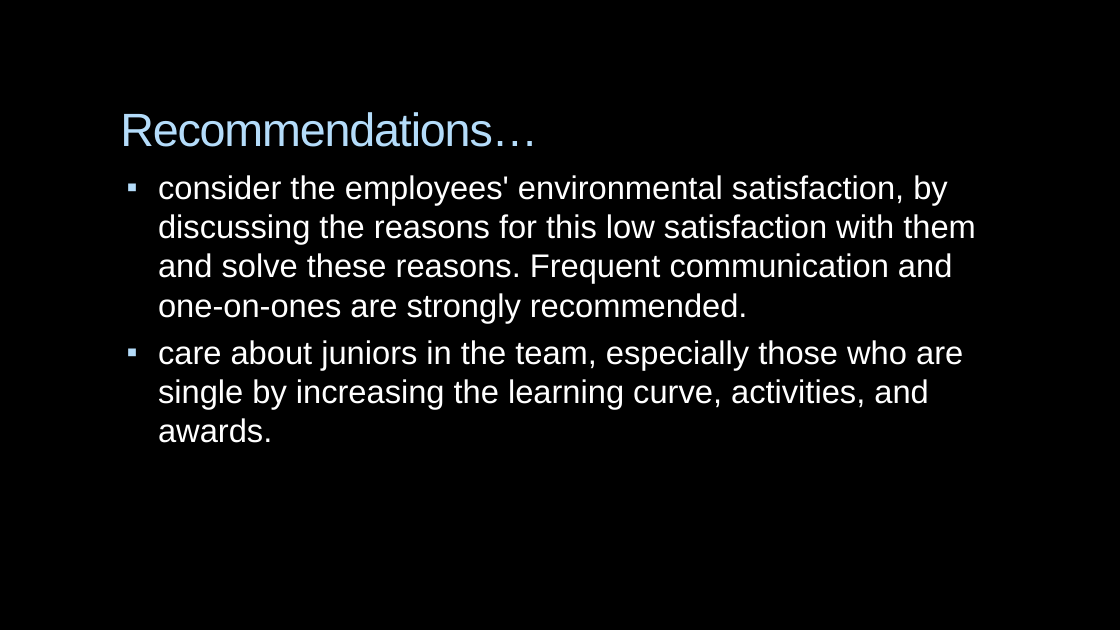
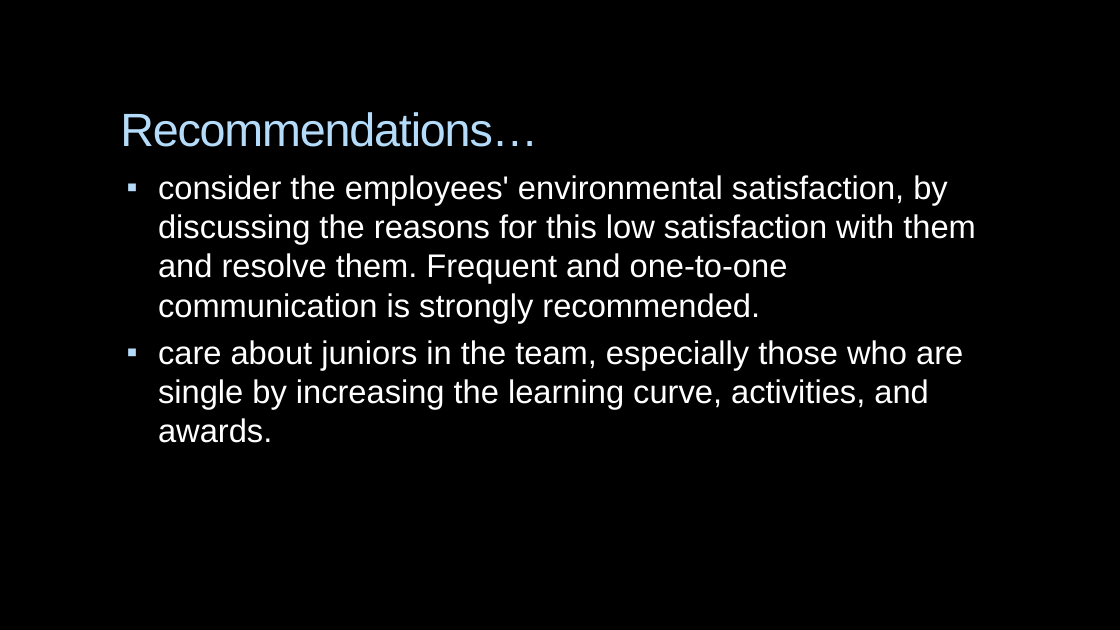
Before and after one commit to aya1fouad/Power_BI_Dashboards, a slide deck: slide 24 of Anayzing_IBM_HR_Employee_Attrition/HR Employees Attrition.pptx (slide 23 before the commit). Drawn at 1120x630 pixels with LibreOffice and Linux fonts; fonts in the diff are those of the drawing; background and template pictures are left out. Boxes give left, top, right and bottom in pixels: in the first picture for what was removed or moved away, otherwise in the second. Text is boxed around its words. In the diff, an @@ line names an element or a change of style, - is before the commit and + after.

```diff
--- a/Anayzing_IBM_HR_Employee_Attrition/HR Employees Attrition.pptx
+++ b/Anayzing_IBM_HR_Employee_Attrition/HR Employees Attrition.pptx
@@ text at (x1=158, y1=175, x2=976, y2=323): text changed @@
-▪ consider the employees' environmental satisfaction, by discussing the reasons for this low satisfaction with them and solve these reasons. Frequent communication and one-on-ones are strongly recommended.
+▪ consider the employees' environmental satisfaction, by discussing the reasons for this low satisfaction with them and resolve them. Frequent and one-to-one communication is strongly recommended.
```
Also in this commit, not shown: 17 other slides changed, 1 slide added, 1 other file.
